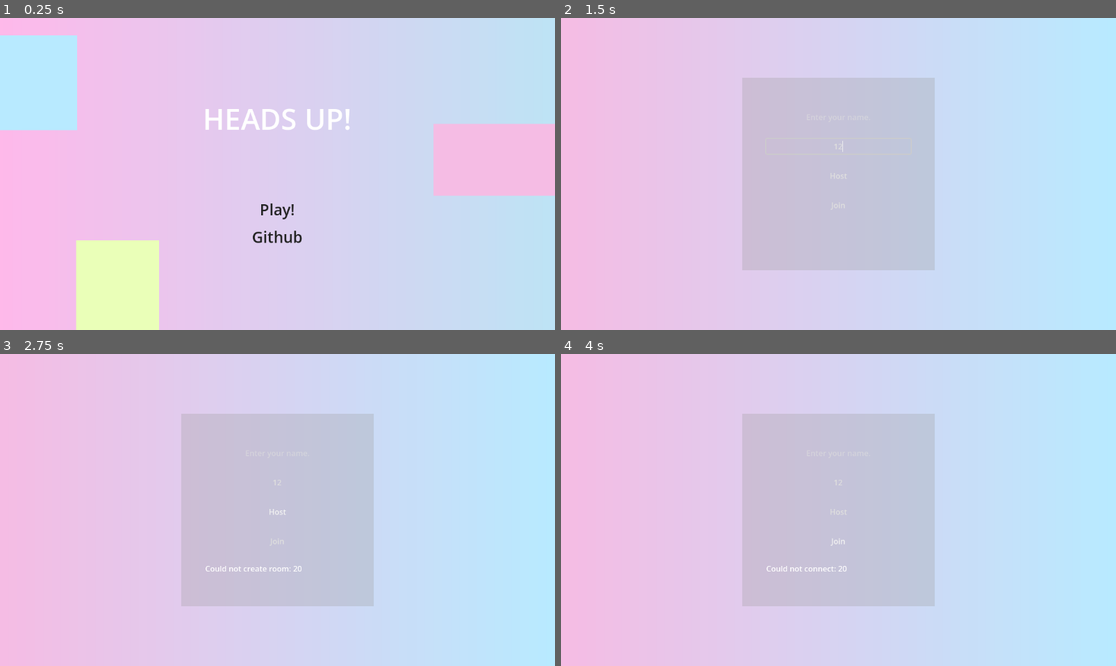
Above: before the commit, frames 1-4 (two rows, left to right).
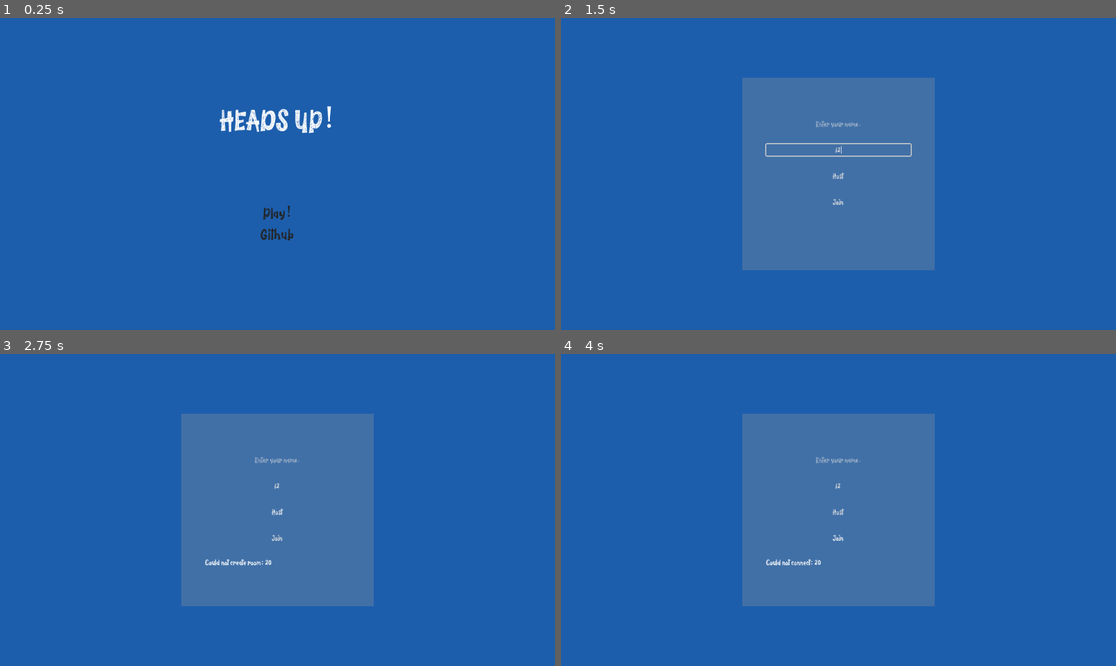
Above: after the commit, the same moments.

Repository: Haydara1/Heads-Up
Game: Godot game, scene res://scenes/Main-menu.tscn
Same seed, same stepped clock (60 frames per second), same inputs: the game is played once before the commit and once after it.
Inputs (mouse positions are in pixels of both pictures, inside the frame that each line leads up to):
- Up to frame 1 (0.25 s): no input
- Up to frame 2 (1.5 s): click "Play!" at 0.5 s; click (838, 145) at 1.27 s; type "12" at 1.35 s
- Up to frame 3 (2.75 s): click "Host" at 2 s
- Up to frame 4 (4 s): click "Join" at 2.75 s

The runs differ from the first frame. In frame 1, 100% of the frame differs, in the area x 0-100%, y 0-100%; in frame 2, 100%; in frame 3, 100%; in frame 4, 100%.

Commit message:
Changed background color

Diff:
--- a/project.godot
+++ b/project.godot
@@ -20,6 +20,10 @@
 NetworkManager="*uid://ca3ji8gyx6fq0"
 GameManager="*uid://bsmf3oo504ykt"
 
+[gui]
+
+theme/custom_font="uid://cx4la4k5ylw8g"
+
 [physics]
 
 3d/physics_engine="Jolt Physics"
--- a/scenes/Main-menu.tscn
+++ b/scenes/Main-menu.tscn
@@ -1,12 +1,6 @@
 [gd_scene format=3 uid="uid://b721eknsmr3o0"]
 
 [ext_resource type="Script" uid="uid://df0nhxoa5fup7" path="res://scripts/main_menu.gd" id="1_ak5k6"]
-
-[sub_resource type="Gradient" id="Gradient_hp0fq"]
-colors = PackedColorArray(1, 0.72156864, 0.91764706, 1, 0.7372549, 0.89411765, 0.9607843, 1)
-
-[sub_resource type="GradientTexture2D" id="GradientTexture2D_ak5k6"]
-gradient = SubResource("Gradient_hp0fq")
 
 [node name="main" type="Control" unique_id=412631385]
 layout_mode = 3
@@ -17,52 +11,19 @@
 grow_vertical = 2
 script = ExtResource("1_ak5k6")
 
-[node name="BackgroundColor" type="TextureRect" parent="." unique_id=425253190]
+[node name="ColorRect" type="ColorRect" parent="." unique_id=84610416]
 layout_mode = 1
 anchors_preset = 15
 anchor_right = 1.0
 anchor_bottom = 1.0
-offset_left = -32.0
-offset_top = -32.0
-offset_right = 32.0
-offset_bottom = 32.0
 grow_horizontal = 2
 grow_vertical = 2
-texture = SubResource("GradientTexture2D_ak5k6")
+color = Color(0.10980392, 0.36862746, 0.6745098, 1)
 
 [node name="Buttons" type="Control" parent="." unique_id=13473805]
 anchors_preset = 0
 offset_right = 40.0
 offset_bottom = 40.0
-
-[node name="BackgroundResponsive" type="Control" parent="." unique_id=1775890031]
-anchors_preset = 0
-offset_right = 40.0
-offset_bottom = 40.0
-
-[node name="ColorRect" type="ColorRect" parent="BackgroundResponsive" unique_id=1827225017]
-layout_mode = 0
-offset_left = 158.0
-offset_top = 462.0
-offset_right = 330.0
-offset_bottom = 857.0
-color = Color(0.91764706, 1, 0.72156864, 1)
-
-[node name="ColorRect2" type="ColorRect" parent="BackgroundResponsive" unique_id=1559102273]
-layout_mode = 0
-offset_left = 900.0
-offset_top = 220.0
-offset_right = 1430.0
-offset_bottom = 369.0
-color = Color(0.9607843, 0.7372549, 0.89411765, 1)
-
-[node name="ColorRect3" type="ColorRect" parent="BackgroundResponsive" unique_id=1502796154]
-layout_mode = 0
-offset_left = -389.0
-offset_top = 36.0
-offset_right = 160.0
-offset_bottom = 233.0
-color = Color(0.72156864, 0.91764706, 1, 1)
 
 [node name="CenterContainer" type="CenterContainer" parent="." unique_id=143093851]
 layout_mode = 1
--- a/scenes/connected_lobby.tscn
+++ b/scenes/connected_lobby.tscn
@@ -1,12 +1,6 @@
 [gd_scene format=3 uid="uid://brl3jey6n8wjy"]
 
 [ext_resource type="Script" uid="uid://wy37o7h0iser" path="res://scripts/connected_lobby.gd" id="1_3c6hh"]
-
-[sub_resource type="Gradient" id="Gradient_3c6hh"]
-colors = PackedColorArray(0.9607843, 0.7372549, 0.89411765, 1, 0.72156864, 0.91764706, 1, 1)
-
-[sub_resource type="GradientTexture2D" id="GradientTexture2D_uch3t"]
-gradient = SubResource("Gradient_3c6hh")
 
 [node name="Connected-lobby" type="Control" unique_id=295589882]
 layout_mode = 3
@@ -17,14 +11,14 @@
 grow_vertical = 2
 script = ExtResource("1_3c6hh")
 
-[node name="Background" type="TextureRect" parent="." unique_id=849636667]
+[node name="Background" type="ColorRect" parent="." unique_id=479737504]
 layout_mode = 1
 anchors_preset = 15
 anchor_right = 1.0
 anchor_bottom = 1.0
 grow_horizontal = 2
 grow_vertical = 2
-texture = SubResource("GradientTexture2D_uch3t")
+color = Color(0.10980392, 0.36862746, 0.6745098, 1)
 
 [node name="CenterContainer" type="CenterContainer" parent="." unique_id=1925690486]
 layout_mode = 1
--- a/scenes/gameplay.tscn
+++ b/scenes/gameplay.tscn
@@ -1,12 +1,6 @@
 [gd_scene format=3 uid="uid://bucdvfof7xiqo"]
 
 [ext_resource type="Script" uid="uid://w2k8lcbi321i" path="res://scripts/gameplay.gd" id="1_7biu0"]
-
-[sub_resource type="Gradient" id="Gradient_7biu0"]
-colors = PackedColorArray(0.9607843, 0.7372549, 0.89411765, 1, 0.7372549, 0.89411765, 0.9607843, 1)
-
-[sub_resource type="GradientTexture2D" id="GradientTexture2D_00tan"]
-gradient = SubResource("Gradient_7biu0")
 
 [node name="Gameplay" type="Control" unique_id=866181721]
 layout_mode = 3
@@ -17,14 +11,14 @@
 grow_vertical = 2
 script = ExtResource("1_7biu0")
 
-[node name="TextureRect" type="TextureRect" parent="." unique_id=1334942925]
+[node name="TextureRect" type="ColorRect" parent="." unique_id=864786079]
 layout_mode = 1
 anchors_preset = 15
 anchor_right = 1.0
 anchor_bottom = 1.0
 grow_horizontal = 2
 grow_vertical = 2
-texture = SubResource("GradientTexture2D_00tan")
+color = Color(0.10980392, 0.36862746, 0.6745098, 1)
 
 [node name="VBoxContainer" type="VBoxContainer" parent="." unique_id=1644569337]
 layout_mode = 1
--- a/scenes/lobby.tscn
+++ b/scenes/lobby.tscn
@@ -1,12 +1,6 @@
 [gd_scene format=3 uid="uid://bof8lllrsvjnq"]
 
 [ext_resource type="Script" uid="uid://ct8o1ih8rb6lq" path="res://scripts/lobby.gd" id="1_o1atq"]
-
-[sub_resource type="Gradient" id="Gradient_o1atq"]
-colors = PackedColorArray(0.9607843, 0.7372549, 0.89411765, 1, 0.72156864, 0.91764706, 1, 1)
-
-[sub_resource type="GradientTexture2D" id="GradientTexture2D_5gu6x"]
-gradient = SubResource("Gradient_o1atq")
 
 [node name="Lobby" type="Control" unique_id=1240909931]
 layout_mode = 3
@@ -17,14 +11,14 @@
 grow_vertical = 2
 script = ExtResource("1_o1atq")
 
-[node name="Background" type="TextureRect" parent="." unique_id=72757273]
+[node name="Background" type="ColorRect" parent="." unique_id=1312345151]
 layout_mode = 1
 anchors_preset = 15
 anchor_right = 1.0
 anchor_bottom = 1.0
 grow_horizontal = 2
 grow_vertical = 2
-texture = SubResource("GradientTexture2D_5gu6x")
+color = Color(0.10980392, 0.36862746, 0.6745098, 1)
 
 [node name="CenterContainer" type="CenterContainer" parent="." unique_id=2101796544]
 layout_mode = 1
Binary file added: assets/font.ttf
Not shown, added: assets/font.ttf.import
Not shown, added: .DS_Store
